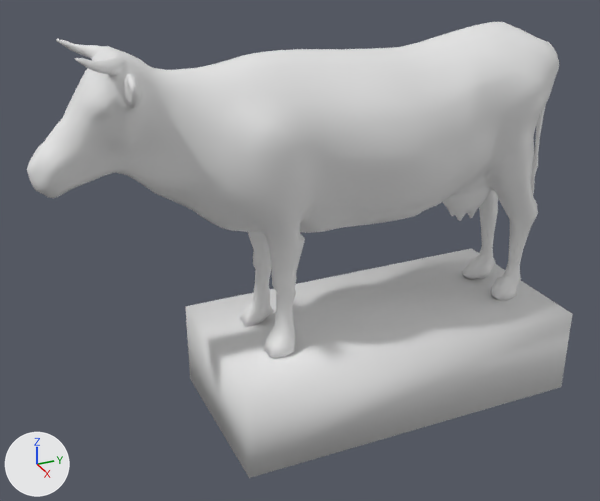
Renders of the OBJ model mods/stones/models/kow.obj from each side of a commit.
Both versions are drawn from a 50 mm lens placed at (3.69, -2.15, 2.32), pointed at (0.0, -0.49, 0.47). The lights are fixed; the arrows at lower left show +X, +Y and +Z. Where no turn or scale is listed for an object, it has been applied to the vertices. Vertices at the same position are counted once.

Objects in the first picture: 'kow'.
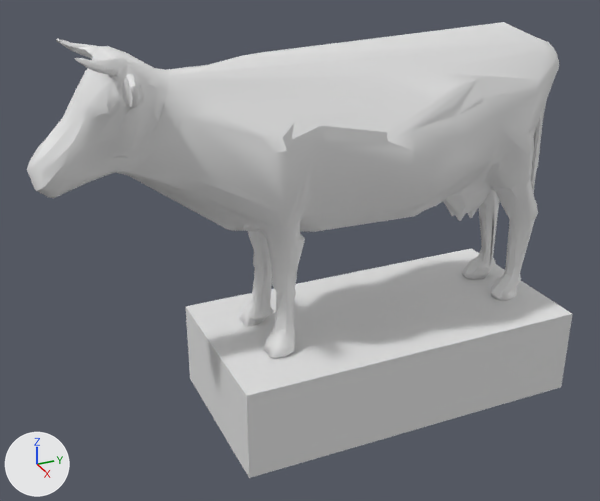
Where the change shows, as pixel boxes (x1, y1, x2, y2) in the pictures (600 x 501 px):
part 1 of me_kow, cut back: before (28, 22, 572, 478); after (66, 47, 453, 216)

Diff of the bpy script that builds the scene:
```diff
--- a/mods/stones/models/kow.obj.py
+++ b/mods/stones/models/kow.obj.py
@@ me_kow @@
 # used by ob_kow; location = (0.0, 0.0, 0.0)
-me_kow.from_pydata(...)  # 3780 vertices, 7488 faces; spans x -0.5..0.5, y -1.82..1.05, z -0.5..1.63
+me_kow.from_pydata(...)  # 1778 vertices, 1328 faces; spans x -0.5..0.5, y -1.82..1.05, z -0.5..1.63
+# me_kow part 1: 2 vertices moved within x -0.18..-0.03, y -1.45..0.49, z 0.5..1.54; 2002 vertices removed from x -0.5..0.5, y -1.81..1.05, z -0.5..1.6
```
